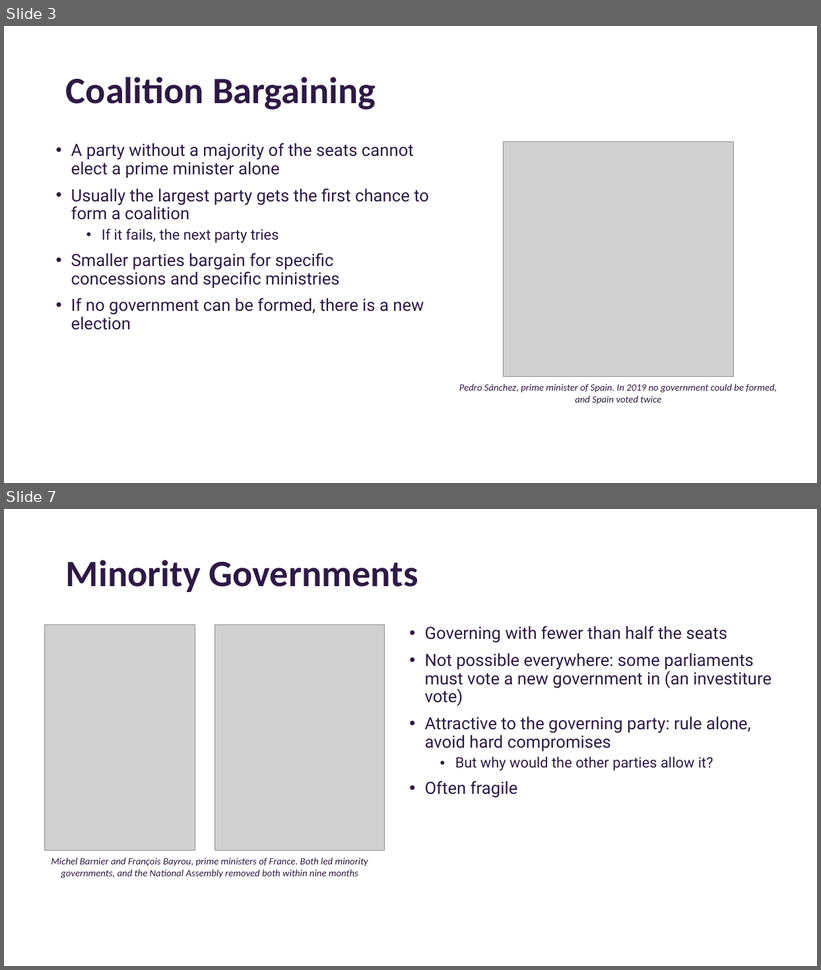
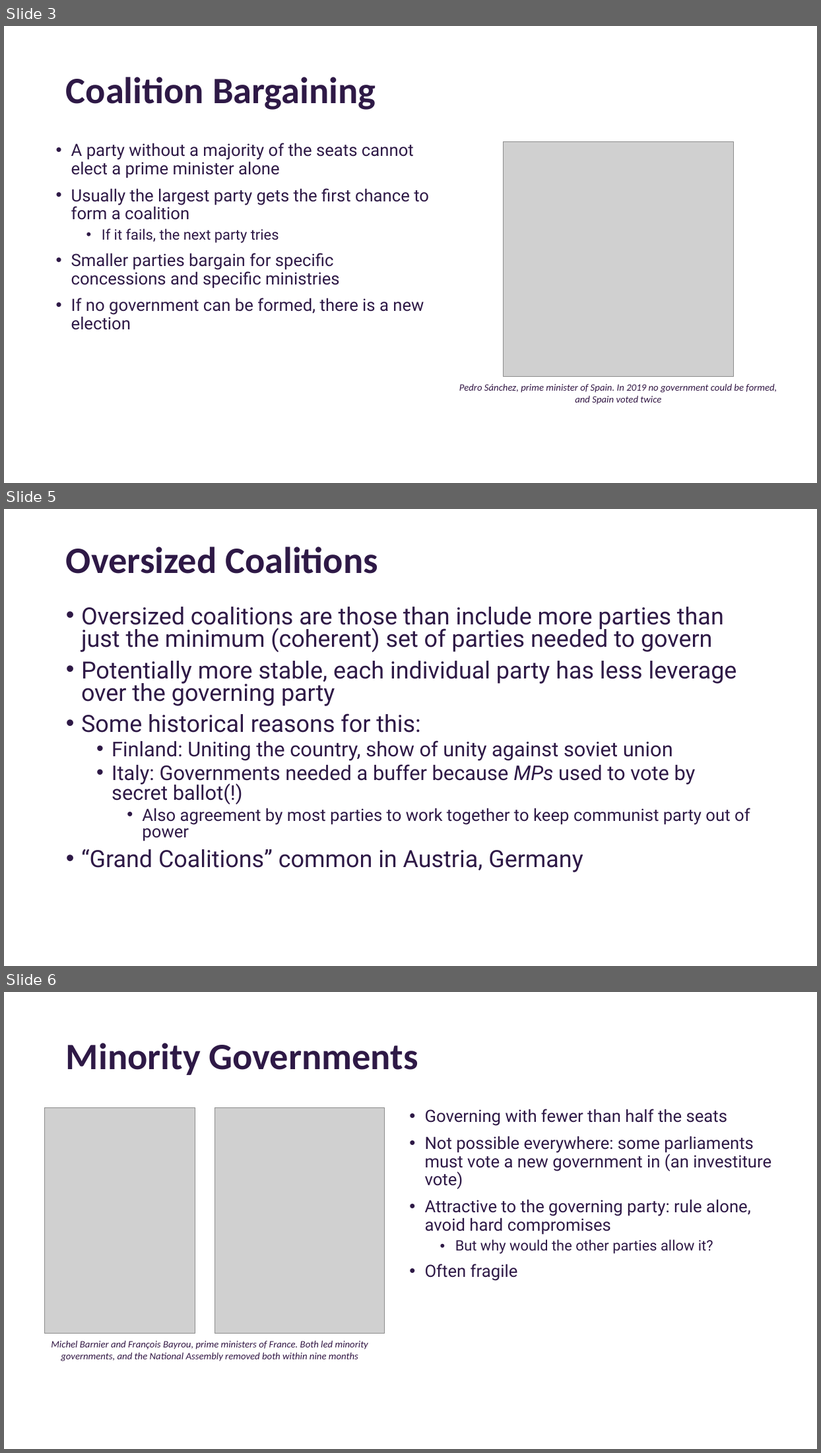
Before and after one commit to Will-Horne/will-horne.github.io, a slide deck: posc-3710/2026-10-28-how-governments-form.pptx. Shown one above the other, each under a label of ours: slides 3 and 7 before the commit, slides 3, 5 and 6 after it; the slides between them are not shown. The pictures are 821x970 and 821x1453 pixels, drawn with LibreOffice and Linux fonts; fonts in the diff are those of the drawing; grey boxes stand for pictures; background and template pictures are left out. Boxes give left, top, right and bottom in pixels: in the first picture for what was removed or moved away, otherwise in the second. Text is boxed around its words. In the diff, an @@ line names an element or a change of style, - is before the commit and + after.

Commit message:
Update How Governments Form; add The Other Challengers

```diff
--- a/posc-3710/2026-10-28-how-governments-form.pptx
+++ b/posc-3710/2026-10-28-how-governments-form.pptx
@@ slide 5 added at [4,509,817,966], background picture (left out) @@
@@ title added at [66,547,378,574], 44 pt, text #2E1946, bold @@
+Oversized Coalitions
@@ text added at [81,607,750,873], 28 pt, text #2E1946 @@
+• Oversized coalitions are those than include more parties than just the minimum (coherent) set of parties needed to govern
+• Potentially more stable, each individual party has less leverage over the governing party
+• Some historical reasons for this:
+  • Finland: Uniting the country, show of unity against soviet union
+  • Italy: Governments needed a buffer because MPs used to vote by secret ballot(!)
+    • Also agreement by most parties to work together to keep communist party out of power
+• “Grand Coalitions” common in Austria, Germany
@@ what was slide 7 is now slide 6 @@
```
Also in this commit, not shown: 6 slides changed, 2 other slides added, 2 slides removed, 4 other files.
